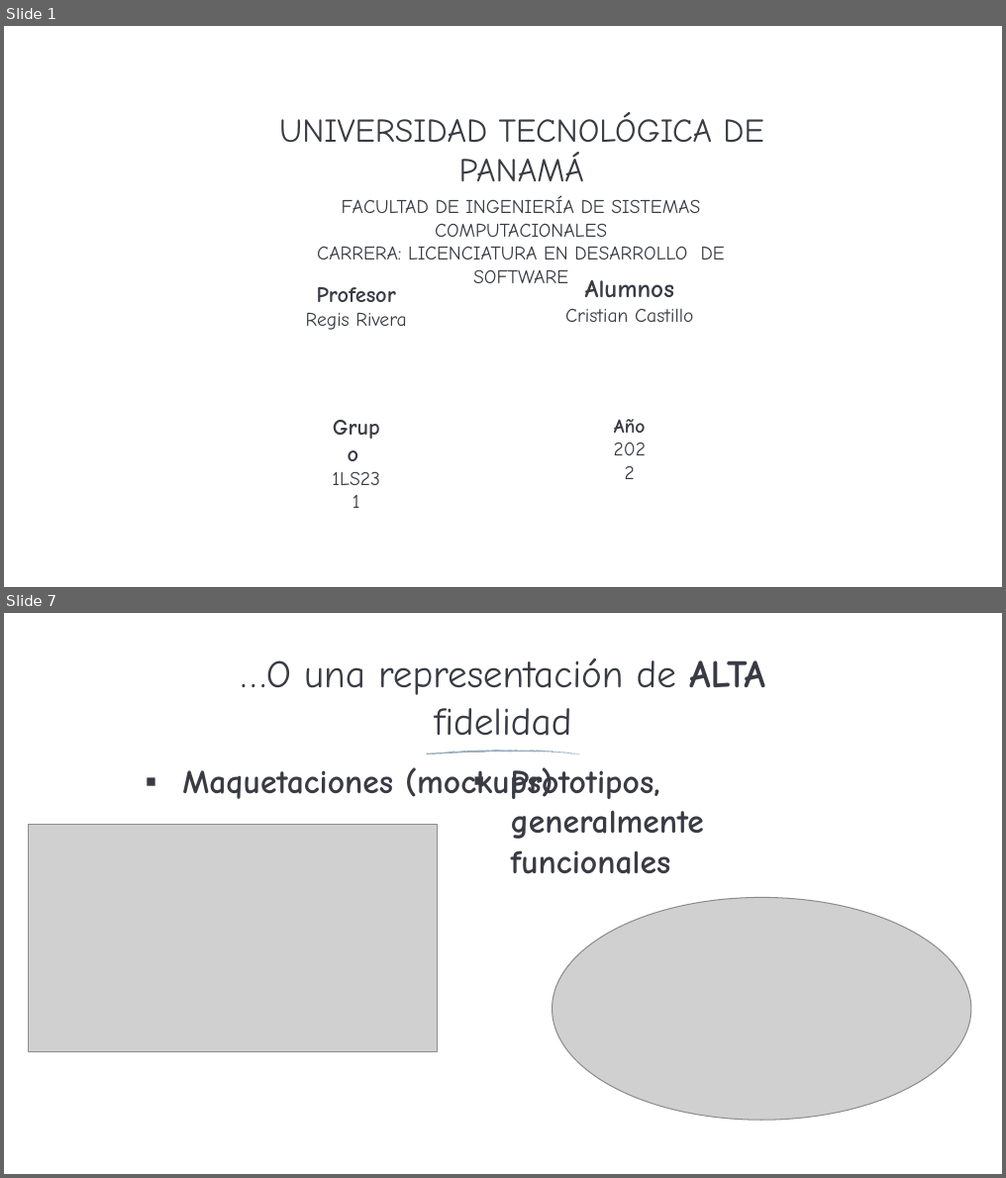
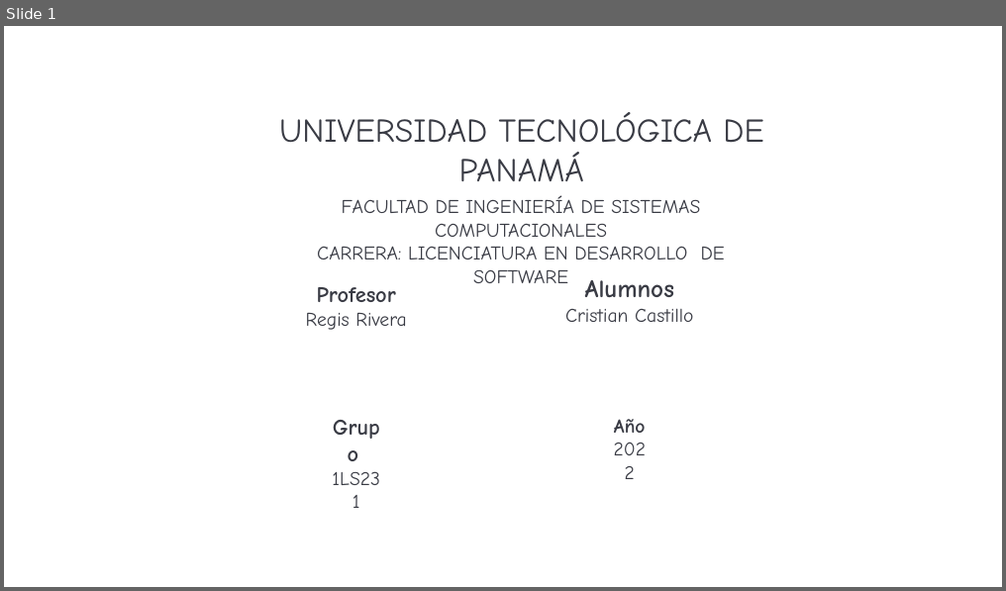
Before and after one commit to Cristian1234567890/Curso-DS7, a slide deck: Proyectos/Proyecto-Final/project/Presentacion proyecto final .pptx. Shown one above the other, each under a label of ours: slides 1 and 7 before the commit, slide 1 after it; the slides between them are not shown. The pictures are 1006x1178 and 1006x591 pixels, drawn with LibreOffice and Linux fonts; fonts in the diff are those of the drawing; grey boxes stand for pictures; background and template pictures are left out. Boxes give left, top, right and bottom in pixels: in the first picture for what was removed or moved away, otherwise in the second. Text is boxed around its words. In the diff, an @@ line names an element or a change of style, - is before the commit and + after.

```diff
--- a/Proyectos/Proyecto-Final/project/Presentacion proyecto final .pptx
+++ b/Proyectos/Proyecto-Final/project/Presentacion proyecto final .pptx
@@ slide 7 removed at [4,613,1002,1174], background picture (left out) @@
@@ title removed at [241,658,765,736] @@
-…O una representación de ALTA fidelidad
@@ freeform shape removed at [426,742,580,766] @@
@@ text removed at [182,767,552,799] @@
-▪ Maquetaciones (mockups)
@@ text removed at [511,767,704,874] @@
-▪ Prototipos, generalmente funcionales
@@ picture removed at [28,825,437,1053] @@
@@ picture removed at [551,897,971,1120] @@
@@ page number removed at [473,1120,533,1173] @@
-7
```
Also in this commit, not shown: 5 slides added, 8 other slides removed, 13 other files.
